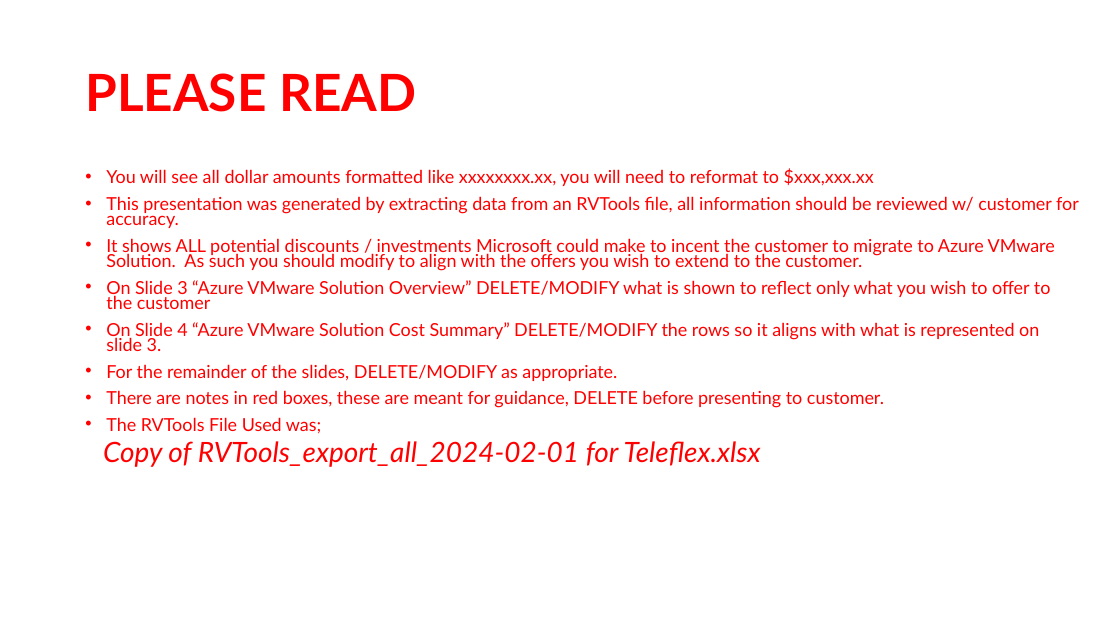
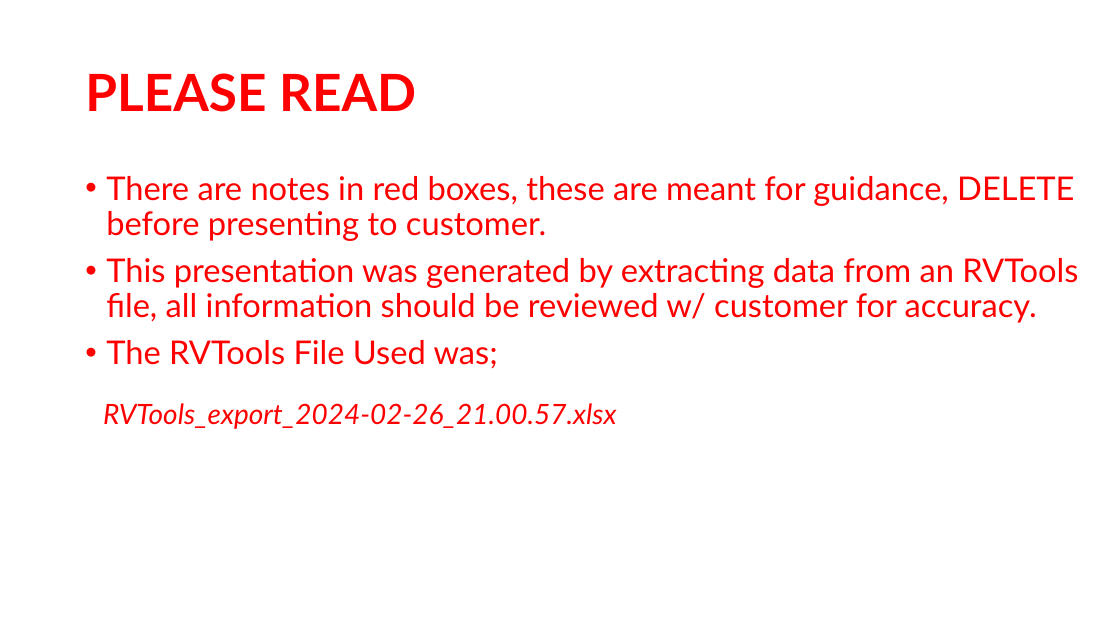
Before and after one commit to Trevor-Davis/Azure-VMware-Solution, a slide deck: slide 1 of AVS-Sizer/dev/AVSDemandGen.pptm. Drawn at 1120x630 pixels with LibreOffice and Linux fonts; fonts in the diff are those of the drawing. Boxes give left, top, right and bottom in pixels: in the first picture for what was removed or moved away, otherwise in the second. Text is boxed around its words. In the diff, an @@ line names an element or a change of style, - is before the commit and + after.

```diff
--- a/AVS-Sizer/dev/AVSDemandGen.pptm
+++ b/AVS-Sizer/dev/AVSDemandGen.pptm
@@ text at [106,176,1074,241]: text changed; size 15.4 to 28 pt @@
-• You will see all dollar amounts formatted like xxxxxxxx.xx, you will need to reformat to $xxx,xxx.xx
+• There are notes in red boxes, these are meant for guidance, DELETE before presenting to customer.
@@ text at [106,238,1055,408]: paragraphs removed @@
-• It shows ALL potential discounts / investments Microsoft could make to incent the customer to migrate to Azure VMware Solution. As such you should modify to align with the offers you wish to extend to the customer.
-• On Slide 3 “Azure VMware Solution Overview” DELETE/MODIFY what is shown to reflect only what you wish to offer to the customer
-• On Slide 4 “Azure VMware Solution Cost Summary” DELETE/MODIFY the rows so it aligns with what is represented on slide 3.
-• For the remainder of the slides, DELETE/MODIFY as appropriate.
-• There are notes in red boxes, these are meant for guidance, DELETE before presenting to customer.
@@ text at [106,258,1078,369]: size 15.4 to 28 pt in "This presentation was generated by extracting data ...", "The RVTools File Used was;"; line spacing 0.7 to 0.9 @@
@@ text at [103,403,617,429]: text changed @@
-Copy of RVTools_export_all_2024-02-01 for Teleflex.xlsx
+RVTools_export_2024-02-26_21.00.57.xlsx
```
Also in this commit, not shown: 8 other slides changed, 19 other files.
